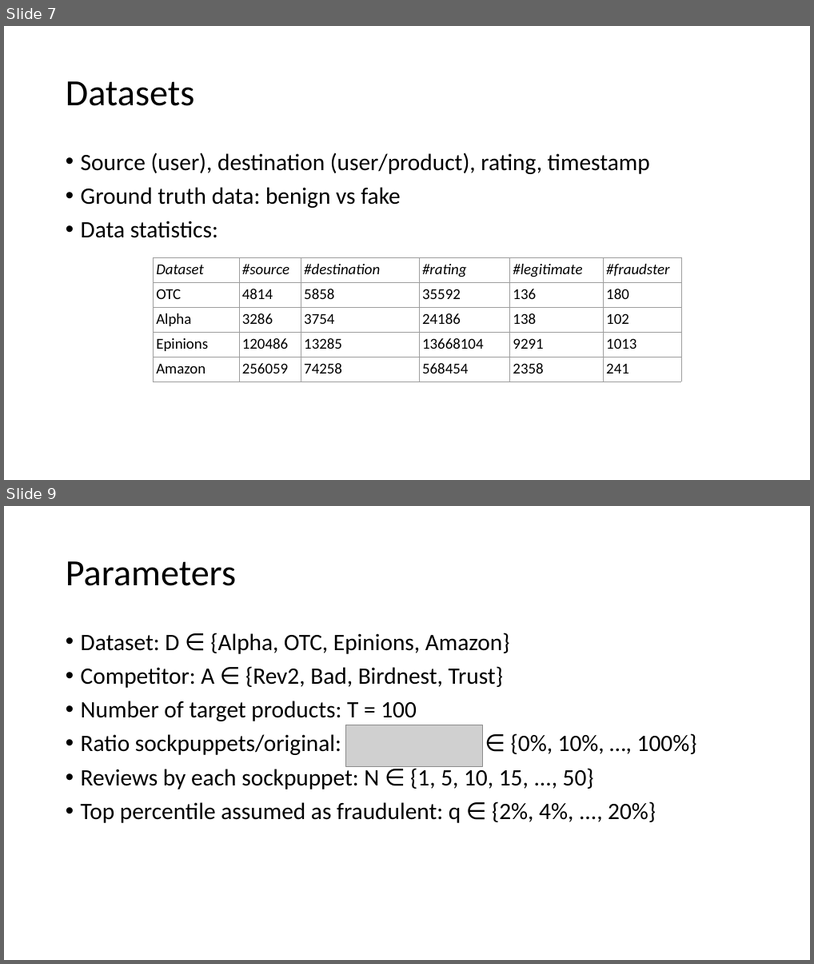
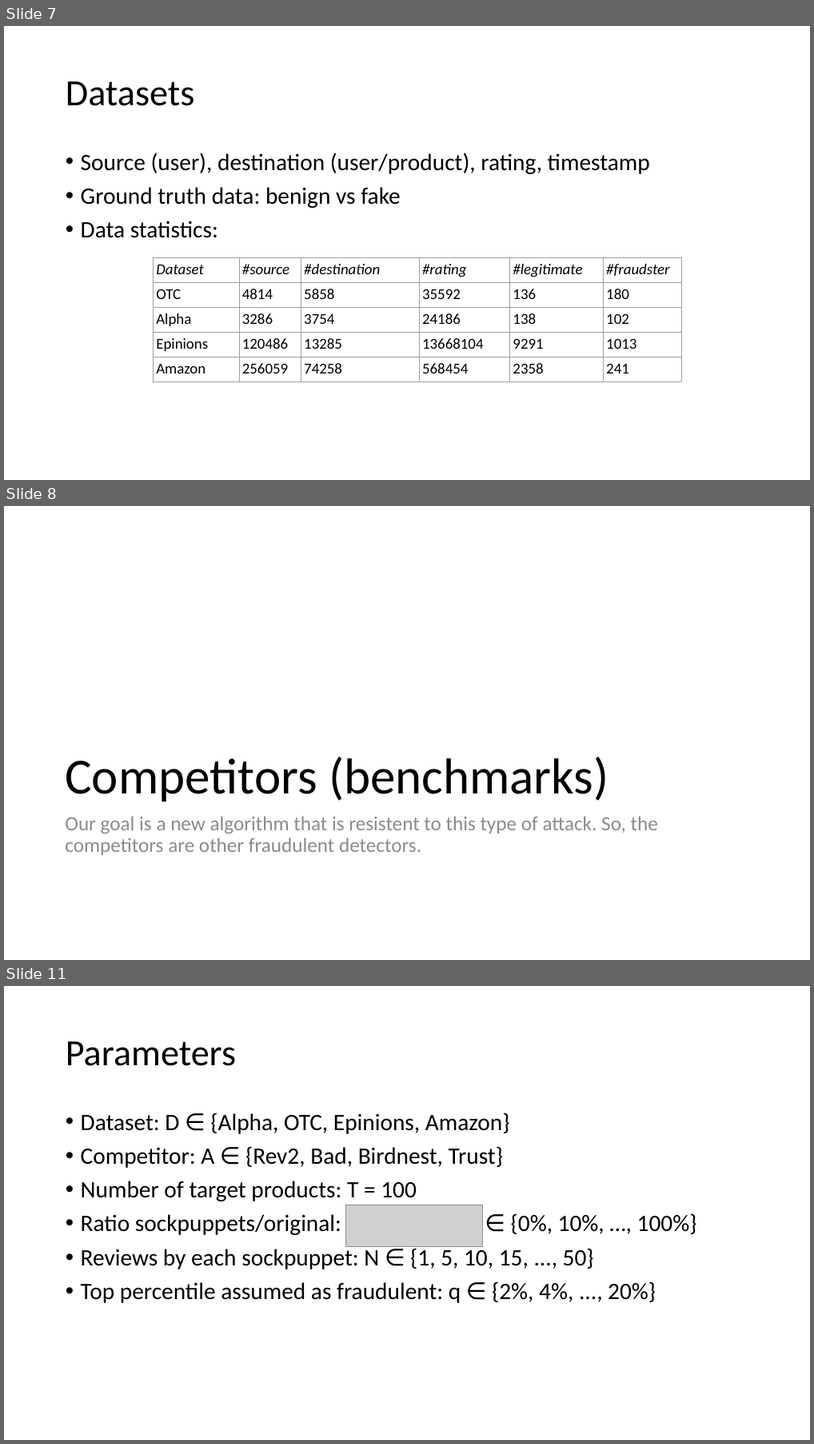
Before and after one commit to rzlll/DataMining, a slide deck: reports/Discussion.pptx. Shown one above the other, each under a label of ours: slides 7 and 9 before the commit, slides 7, 8 and 11 after it; the slides between them are not shown. The pictures are 814x964 and 814x1444 pixels, drawn with LibreOffice and Linux fonts; fonts in the diff are those of the drawing; grey boxes stand for pictures. Boxes give left, top, right and bottom in pixels: in the first picture for what was removed or moved away, otherwise in the second. Text is boxed around its words. In the diff, an @@ line names an element or a change of style, - is before the commit and + after.

```diff
--- a/reports/Discussion.pptx
+++ b/reports/Discussion.pptx
@@ slide 8 added at [4, 506, 810, 960], background #FFFFFF @@
@@ title added at [65, 756, 609, 801], 60 pt, text #000000 @@
+Competitors (benchmarks)
@@ text added at [65, 816, 658, 855], 24 pt, text #8C8C8C @@
+Our goal is a new algorithm that is resistent to this type of attack. So, the competitors are other fraudulent detectors.
@@ what was slide 9 is now slide 11 @@
```
Also in this commit, not shown: 1 slide changed, 1 other slide added, 9 other files.
